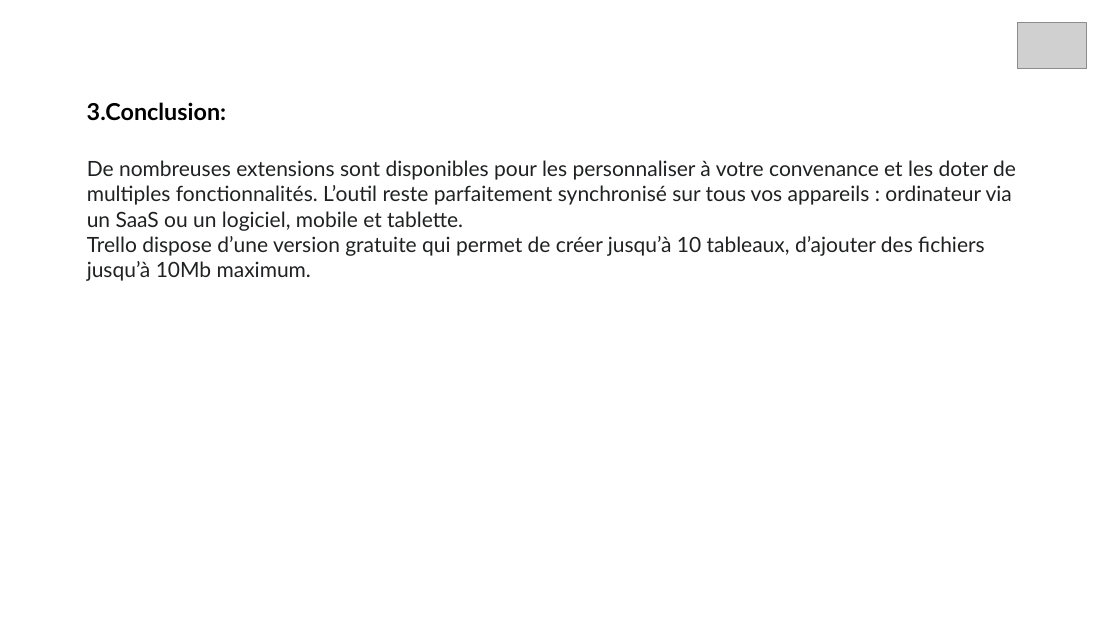
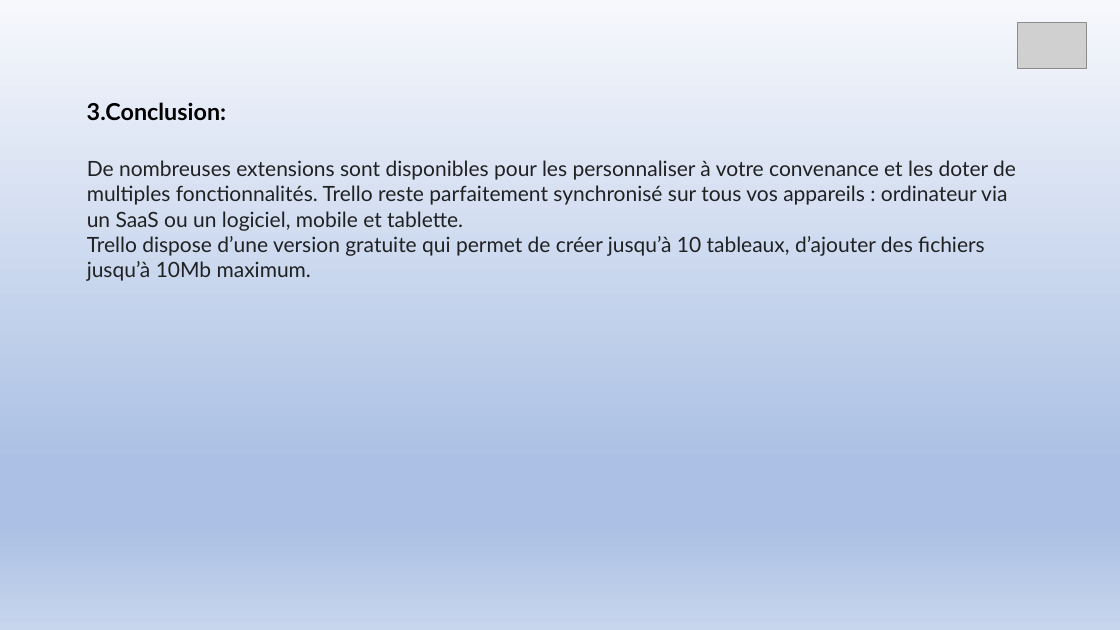
Before and after one commit to 88Hajar/Projet-7, a slide deck: slide 7 of BENAISSA_HAJAR_3_KANBAN.pptx. Drawn at 1120x630 pixels with LibreOffice and Linux fonts; fonts in the diff are those of the drawing; grey boxes stand for pictures. Boxes give left, top, right and bottom in pixels: in the first picture for what was removed or moved away, otherwise in the second. Text is boxed around its words. In the diff, an @@ line names an element or a change of style, - is before the commit and + after.

```diff
--- a/BENAISSA_HAJAR_3_KANBAN.pptx
+++ b/BENAISSA_HAJAR_3_KANBAN.pptx
@@ background #FFFFFF to gradient #F6F8FC to #ABC0E4 to #C7D5ED @@
@@ text at box(87, 160, 1016, 231): text changed @@
-De nombreuses extensions sont disponibles pour les personnaliser à votre convenance et les doter de multiples fonctionnalités. L’outil reste parfaitement synchronisé sur tous vos appareils : ordinateur via un SaaS ou un logiciel, mobile et tablette.
+De nombreuses extensions sont disponibles pour les personnaliser à votre convenance et les doter de multiples fonctionnalités. Trello reste parfaitement synchronisé sur tous vos appareils : ordinateur via un SaaS ou un logiciel, mobile et tablette.
```
Also in this commit, not shown: 5 other slides changed, 1 slide added, 1 slide removed, 2 other files.
